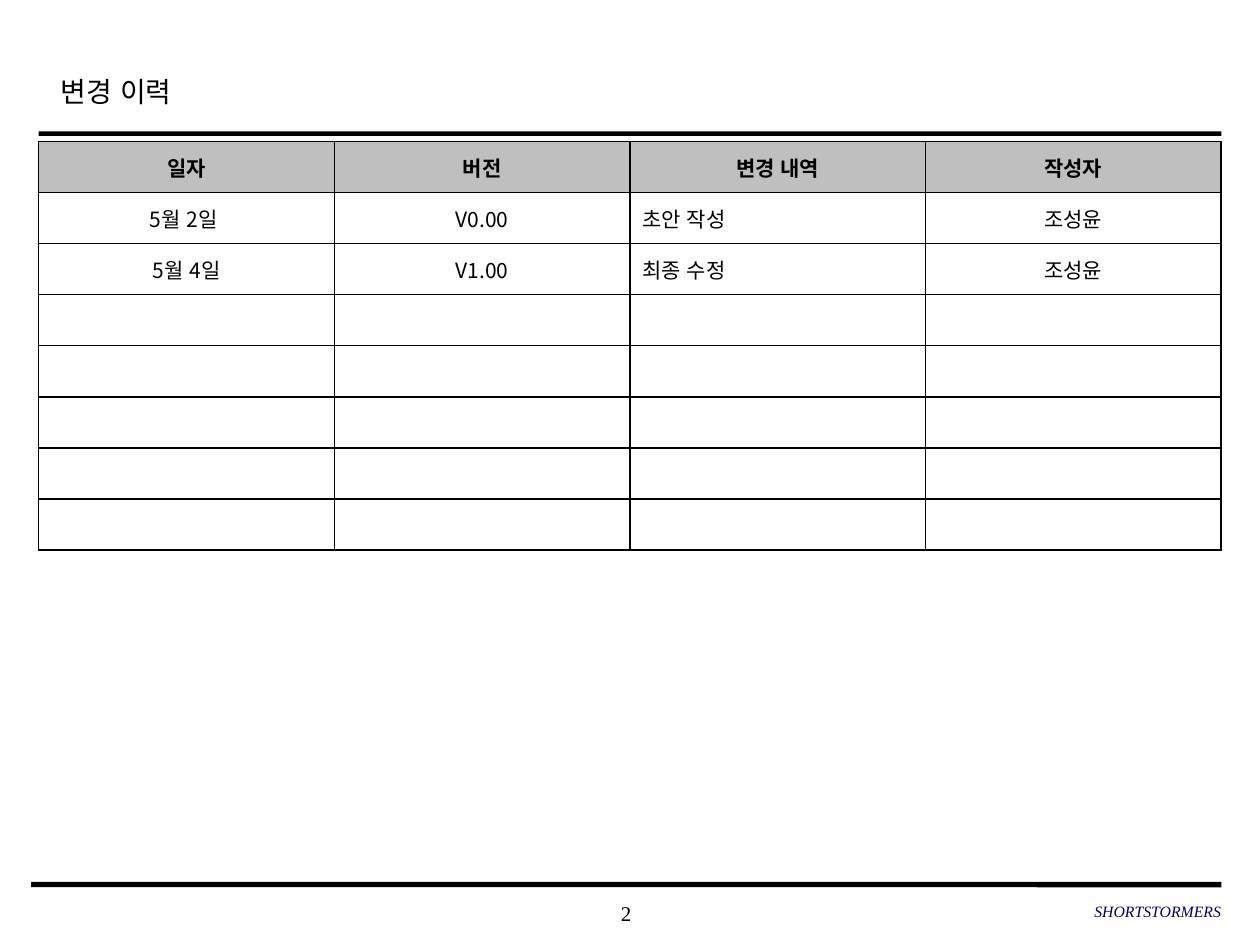
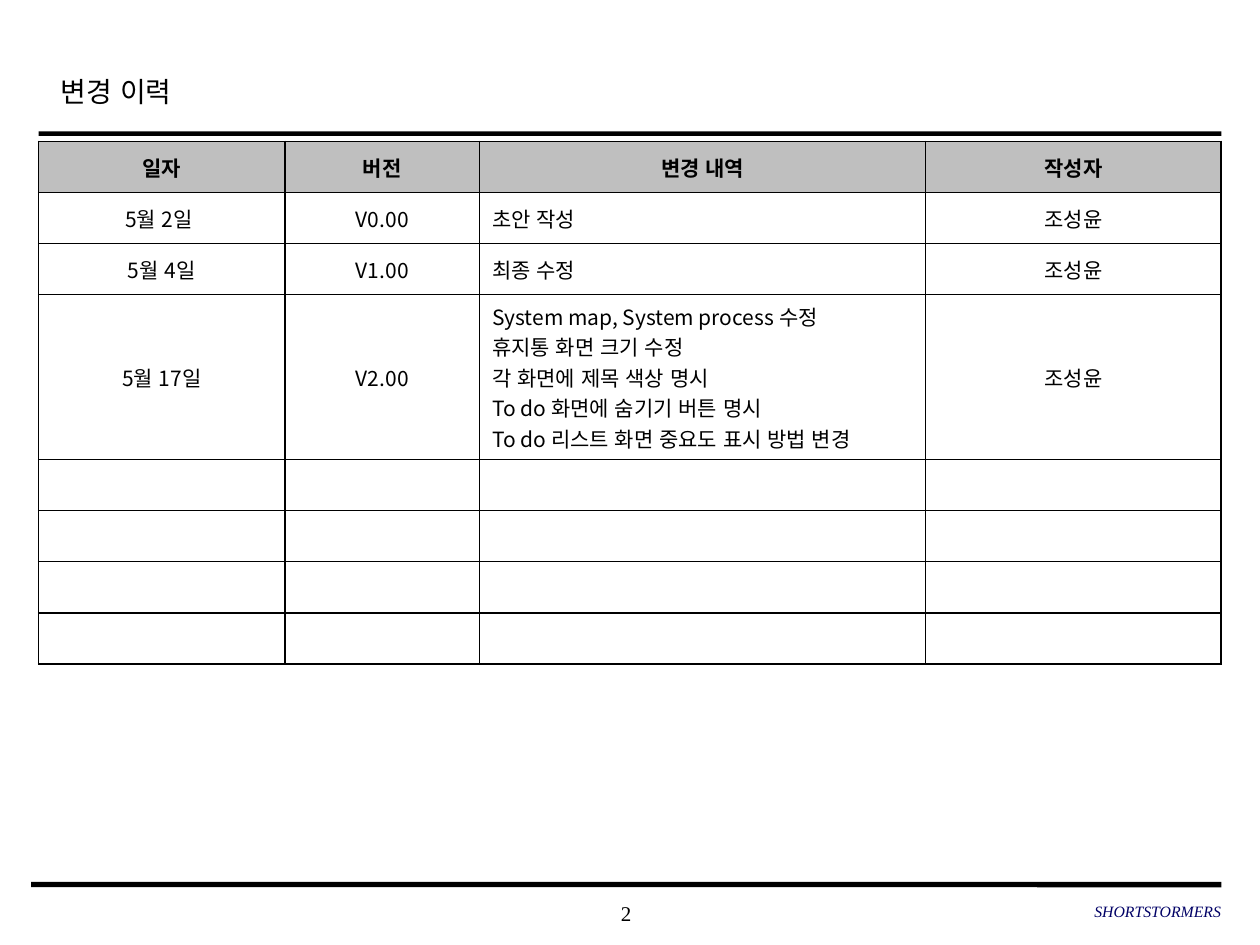
Before and after one commit to SMU-SE-Admin/18-1_7_SHORTSTORMERS_Doc, a slide deck: slide 2 of 03 설계/UI 설계서_7_SHORTSTORMERS.pptx. Drawn at 1260x945 pixels with LibreOffice and Linux fonts; fonts in the diff are those of the drawing; background and template pictures are left out. Boxes give left, top, right and bottom in pixels: in the first picture for what was removed or moved away, otherwise in the second. Text is boxed around its words. In the diff, an @@ line names an element or a change of style, - is before the commit and + after.

Commit message:
#1105 UI설계서 수정
요구사항 변경에 따른 UI설계서 수정 및 등록

```diff
--- a/03 설계/UI 설계서_7_SHORTSTORMERS.pptx
+++ b/03 설계/UI 설계서_7_SHORTSTORMERS.pptx
@@ table at (39,141,1222,638) @@
+row 4: 5월 17일 | V2.00 | System map, System process 수정 / 휴지통 화면 크기 수정 / 각 화면에 제목 색상 명시 / To do 화면에 숨기기 버튼 명시 / To do 리스트 화면 중요도 표시 방법 변경 | 조성윤
-row 8:  |  |  | 
```
Also in this commit, not shown: 26 other slides changed.
